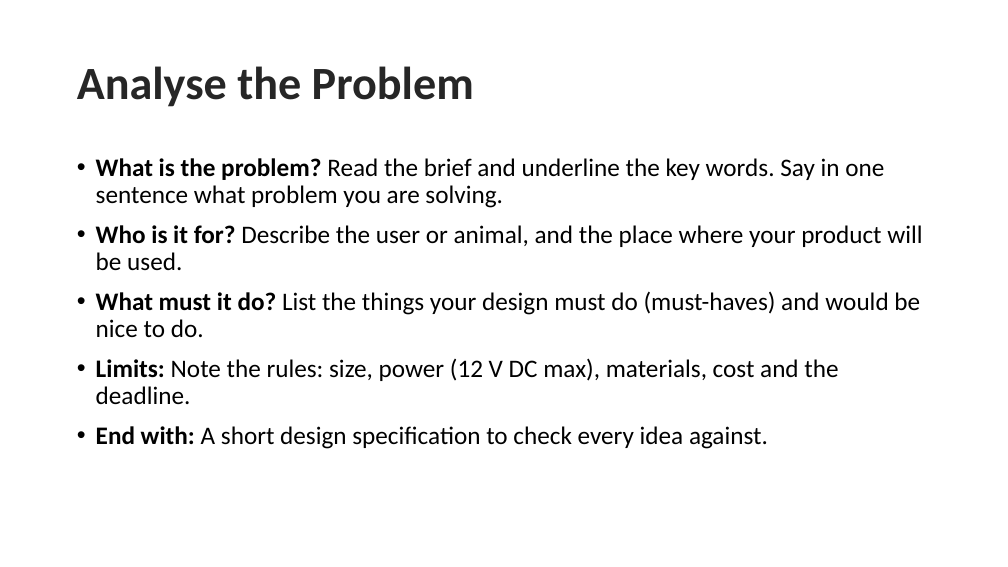
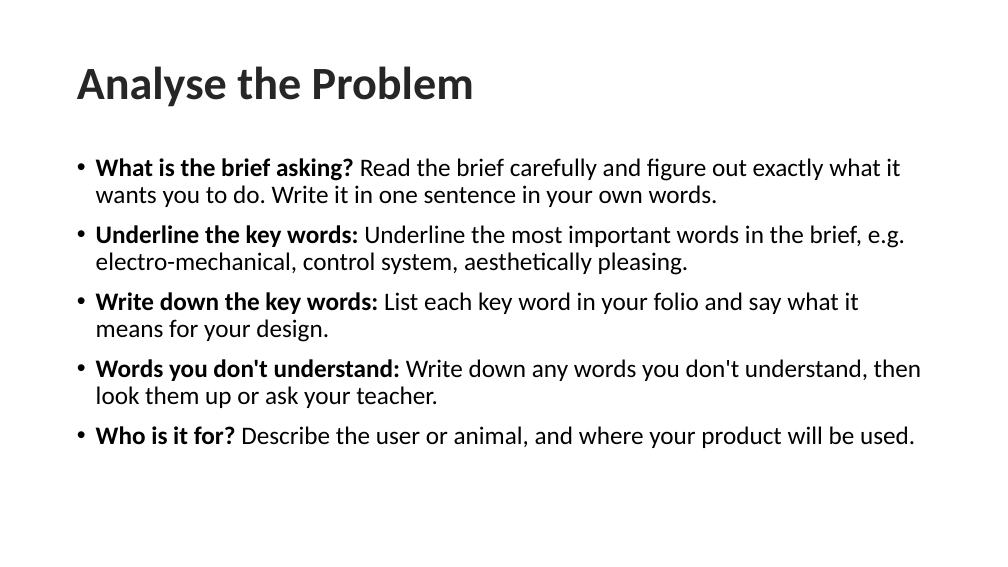
Before and after one commit to madstats26/Technology, a slide deck: slide 2 of project/design-process.pptx. Drawn at 1008x567 pixels with LibreOffice and Linux fonts; fonts in the diff are those of the drawing; background and template pictures are left out. Boxes give left, top, right and bottom in pixels: in the first picture for what was removed or moved away, otherwise in the second. Text is boxed around its words. In the diff, an @@ line names an element or a change of style, - is before the commit and + after.

```diff
--- a/project/design-process.pptx
+++ b/project/design-process.pptx
@@ text at (x1=96, y1=158, x2=921, y2=448): text changed @@
-• What is the problem? Read the brief and underline the key words. Say in one sentence what problem you are solving.
-• Who is it for? Describe the user or animal, and the place where your product will be used.
-• What must it do? List the things your design must do (must-haves) and would be nice to do.
-• Limits: Note the rules: size, power (12 V DC max), materials, cost and the deadline.
-• End with: A short design specification to check every idea against.
+• What is the brief asking? Read the brief carefully and figure out exactly what it wants you to do. Write it in one sentence in your own words.
+• Underline the key words: Underline the most important words in the brief, e.g. electro-mechanical, control system, aesthetically pleasing.
+• Write down the key words: List each key word in your folio and say what it means for your design.
+• Words you don't understand: Write down any words you don't understand, then look them up or ask your teacher.
+• Who is it for? Describe the user or animal, and where your product will be used.
```
